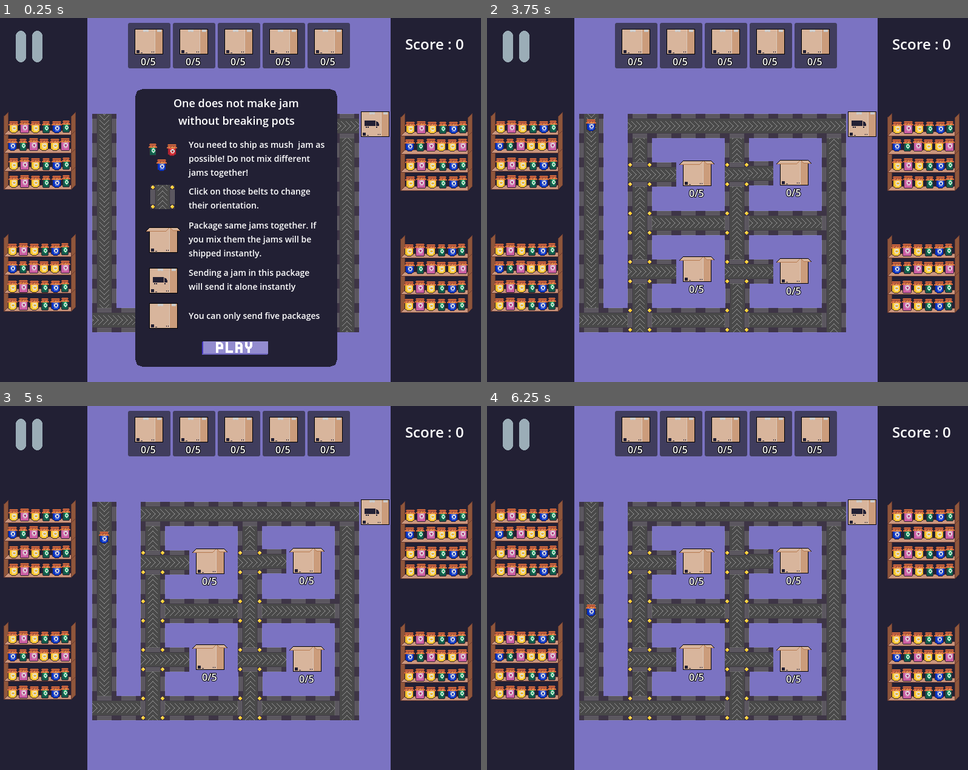
Above: before the commit, frames 1-4 (two rows, left to right).
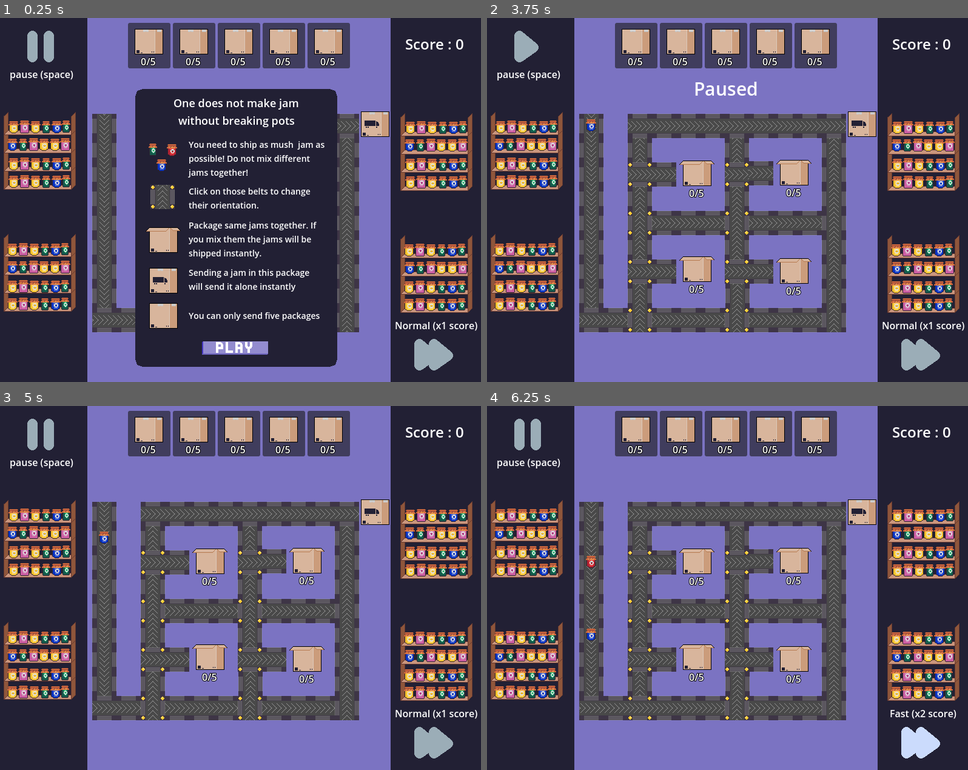
Above: after the commit, the same moments.

Repository: SimonPiCarter/ldjam54
Game: Godot game, scene res://main.tscn
Same seed, same stepped clock (60 frames per second), same inputs: the game is played once before the commit and once after it.
Inputs (mouse positions are in pixels of both pictures, inside the frame that each line leads up to; where the layout moved, square brackets give the same spot in the first picture):
- Up to frame 1 (0.25 s): no input
- Up to frame 2 (3.75 s): click (636, 43) at 0.52 s; click (919, 352) at 1.27 s; click (919, 352) at 2.02 s; click (722, 349) at 2.75 s; click (525, 47) [515, 47] at 3.5 s
- Up to frame 3 (5 s): click (38, 435) [28, 435] at 4.25 s
- Up to frame 4 (6.25 s): click (640, 708) at 5.02 s; click (919, 740) at 5.77 s

The runs differ from the first frame. In frame 1, 1.3% of the frame differs, in the area x 2-100%, y 3-97%; in frame 2, 1.4%; in frame 3, 1.3%; in frame 4, 1.5%, in the area x 2-98%, y 3-97%.

Commit message:
added fast mode fixed restart score and shipped package

Diff:
--- a/main.gd
+++ b/main.gd
@@ -7,8 +7,17 @@
 @onready var score_popup_text = $popup_score/score_popup_text
 @onready var play = $popup_tuto/Play
 @onready var replay = $popup_score/Replay
-@onready var texture_button = $CanvasLayer/TextureButton
 @onready var popup_score = $popup_score
+
+@onready var paused = $CanvasLayer/paused
+
+@onready var pause = $CanvasLayer/pause
+@onready var resume = $CanvasLayer/resume
+
+@onready var fast = $CanvasLayer/fast
+@onready var fast_off = $CanvasLayer/fast_off
+@onready var fast_label = $CanvasLayer/Label2
+var fast_mode = false
 
 @onready var belt_chain = $belt_chain
 
@@ -24,7 +33,10 @@
 func _ready():
 	set_up()
 
-	texture_button.pressed.connect(_on_pause)
+	pause.pressed.connect(_on_pause)
+	resume.pressed.connect(_on_pause)
+	fast.pressed.connect(_on_fast)
+	fast_off.pressed.connect(_on_fast)
 	play.pressed.connect(_on_play)
 	replay.pressed.connect(_on_restart)
 
@@ -32,6 +44,11 @@
 	stop()
 
 func set_up():
+	score = 0
+	fast_mode = true
+	# swithc back to slow mode
+	_on_fast()
+
 	belt_chain.lost_package.connect(_on_lost_package)
 	belt_chain.stored_package.connect(_on_stored_package)
 	belt_chain.shipped.connect(_on_shipped)
@@ -39,11 +56,13 @@
 
 func start():
 	belt_chain.paused = false
-	texture_button.disabled = false
+	pause.disabled = false
+	resume.disabled = false
 
 func stop():
 	belt_chain.paused = true
-	texture_button.disabled = true
+	pause.disabled = true
+	resume.disabled = true
 
 func _on_lost_package(package):
 	package.queue_free()
@@ -90,11 +109,15 @@
 		popup_tuto.show()
 		stop()
 
-	if event.is_action_pressed("pause") and not texture_button.disabled:
-		belt_chain.paused = not belt_chain.paused
+	if event.is_action_pressed("pause") and not pause.disabled:
+		_on_pause()
+
 
 func _on_pause():
 	belt_chain.paused = not belt_chain.paused
+	pause.visible = not belt_chain.paused
+	resume.visible = belt_chain.paused
+	paused.visible = belt_chain.paused
 
 func _on_play():
 	$clic.play()
@@ -107,6 +130,26 @@
 	belt_chain.queue_free()
 	belt_chain = preload("res://scenes/case/belt_chain.tscn").instantiate()
 	add_child(belt_chain)
+	set_up()
+	for ship in shipped:
+		ship.save(0,0)
 
 	popup_tuto.show()
 	stop()
+
+func _on_fast():
+	fast_mode = not fast_mode
+	if fast_mode:
+		fast_off.show()
+		fast.hide()
+		multiplier = 2
+		belt_chain.tick_rate = 0.25
+		belt_chain.spawn_rate = 1.5
+		fast_label.text = "Fast (x2 score)"
+	else:
+		fast_off.hide()
+		fast.show()
+		multiplier = 1
+		belt_chain.tick_rate = 0.5
+		belt_chain.spawn_rate = 3
+		fast_label.text = "Normal (x1 score)"
--- a/main.tscn
+++ b/main.tscn
@@ -1,15 +1,20 @@
-[gd_scene load_steps=14 format=3 uid="uid://3kt6gpgtpj15"]
+[gd_scene load_steps=19 format=3 uid="uid://3kt6gpgtpj15"]
 
 [ext_resource type="Script" path="res://main.gd" id="1_0s0jn"]
 [ext_resource type="PackedScene" uid="uid://b5kboq1s17215" path="res://scenes/UI/Shipped.tscn" id="2_hesnc"]
 [ext_resource type="PackedScene" uid="uid://betintjpdqgyi" path="res://scenes/case/belt_chain.tscn" id="2_tls7k"]
 [ext_resource type="Texture2D" uid="uid://bgrw27dxvgtrp" path="res://textures/pause.png" id="3_8reqb"]
 [ext_resource type="Texture2D" uid="uid://cj0fmbi2jitkk" path="res://textures/background.png" id="5_dj23d"]
+[ext_resource type="Texture2D" uid="uid://ckiokiik2daby" path="res://textures/pause_hover.png" id="5_ivebb"]
 [ext_resource type="Texture2D" uid="uid://cb8iqb3xdwucq" path="res://textures/popup_tuto.png" id="6_d8xgf"]
+[ext_resource type="Texture2D" uid="uid://c44ubojm3j7de" path="res://textures/resume.png" id="6_xeg1n"]
 [ext_resource type="Texture2D" uid="uid://51m6fsmchqq3" path="res://textures/popup.png" id="7_1npuv"]
+[ext_resource type="Texture2D" uid="uid://c33ludg6tl81f" path="res://textures/resume_hover.png" id="7_gkqio"]
 [ext_resource type="Texture2D" uid="uid://w8fwnalbr5dp" path="res://textures/button.png" id="7_n44xs"]
+[ext_resource type="Texture2D" uid="uid://catdvj7o5g0p3" path="res://textures/fast.png" id="8_aj4dv"]
 [ext_resource type="Texture2D" uid="uid://cbcds3oj5v7qk" path="res://textures/button_clic.png" id="8_drgd5"]
 [ext_resource type="Texture2D" uid="uid://duarbqdbup0m" path="res://textures/button_hover.png" id="9_73ks4"]
+[ext_resource type="Texture2D" uid="uid://dhl8kflgujvqc" path="res://textures/fast_hover.png" id="9_wufiv"]
 [ext_resource type="AudioStream" uid="uid://djpwf3ax68d17" path="res://sounds/ship1.ogg" id="11_bc3yh"]
 [ext_resource type="AudioStream" uid="uid://yu0y2uaspa67" path="res://sounds/clic.ogg" id="11_cn02v"]
 [ext_resource type="AudioStream" uid="uid://b6w22wxrkqt04" path="res://sounds/ship2.ogg" id="12_8mt7j"]
@@ -47,16 +52,24 @@
 [node name="Shipped5" parent="CanvasLayer/HBoxContainer" instance=ExtResource("2_hesnc")]
 layout_mode = 2
 
-[node name="TextureButton" type="TextureButton" parent="CanvasLayer"]
-offset_left = 21.0
+[node name="pause" type="TextureButton" parent="CanvasLayer"]
+offset_left = 40.0
 offset_top = 14.0
-offset_right = 85.0
+offset_right = 104.0
 offset_bottom = 78.0
 texture_normal = ExtResource("3_8reqb")
 texture_pressed = ExtResource("3_8reqb")
-texture_hover = ExtResource("3_8reqb")
-texture_disabled = ExtResource("3_8reqb")
-texture_focused = ExtResource("3_8reqb")
+texture_hover = ExtResource("5_ivebb")
+
+[node name="resume" type="TextureButton" parent="CanvasLayer"]
+visible = false
+offset_left = 40.0
+offset_top = 14.0
+offset_right = 104.0
+offset_bottom = 78.0
+texture_normal = ExtResource("6_xeg1n")
+texture_pressed = ExtResource("6_xeg1n")
+texture_hover = ExtResource("7_gkqio")
 
 [node name="score" type="Label" parent="CanvasLayer"]
 anchors_preset = 7
@@ -74,6 +87,46 @@
 text = "Score : 0"
 horizontal_alignment = 1
 
+[node name="paused" type="Label" parent="CanvasLayer"]
+visible = false
+offset_left = 347.0
+offset_top = 95.0
+offset_right = 452.0
+offset_bottom = 140.0
+theme_override_font_sizes/font_size = 30
+text = "Paused"
+
+[node name="Label" type="Label" parent="CanvasLayer"]
+offset_left = 4.0
+offset_top = 81.0
+offset_right = 145.0
+offset_bottom = 133.0
+text = "pause (space)"
+horizontal_alignment = 1
+
+[node name="Label2" type="Label" parent="CanvasLayer"]
+offset_left = 651.0
+offset_top = 495.0
+offset_right = 800.0
+offset_bottom = 521.0
+text = "Normal (x1 score)"
+horizontal_alignment = 1
+
+[node name="fast" type="TextureButton" parent="CanvasLayer"]
+offset_left = 689.0
+offset_top = 522.0
+offset_right = 753.0
+offset_bottom = 586.0
+texture_normal = ExtResource("8_aj4dv")
+
+[node name="fast_off" type="TextureButton" parent="CanvasLayer"]
+visible = false
+offset_left = 689.0
+offset_top = 522.0
+offset_right = 753.0
+offset_bottom = 586.0
+texture_normal = ExtResource("9_wufiv")
+
 [node name="belt_chain" parent="." instance=ExtResource("2_tls7k")]
 
 [node name="popup_tuto" type="Sprite2D" parent="."]
Binary file added: textures/fast.png
Not shown, added: textures/fast.png.import
Binary file added: textures/fast_hover.png
Not shown, added: textures/fast_hover.png.import
Binary file changed: textures/pause.aseprite
Binary file added: textures/pause_hover.png
Not shown, added: textures/pause_hover.png.import
Binary file added: textures/resume.png
Not shown, added: textures/resume.png.import
Binary file added: textures/resume_hover.png
Not shown, added: textures/resume_hover.png.import
